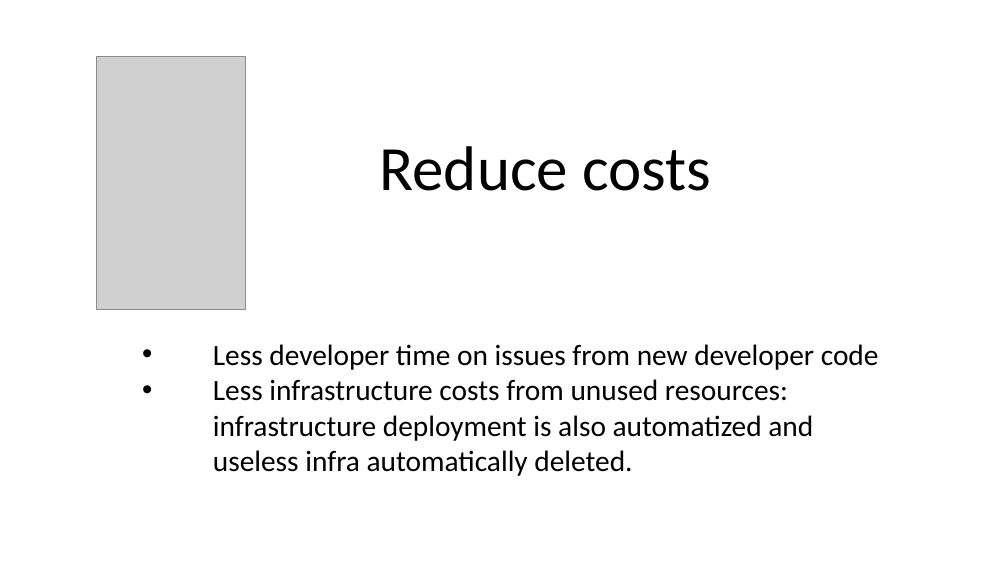
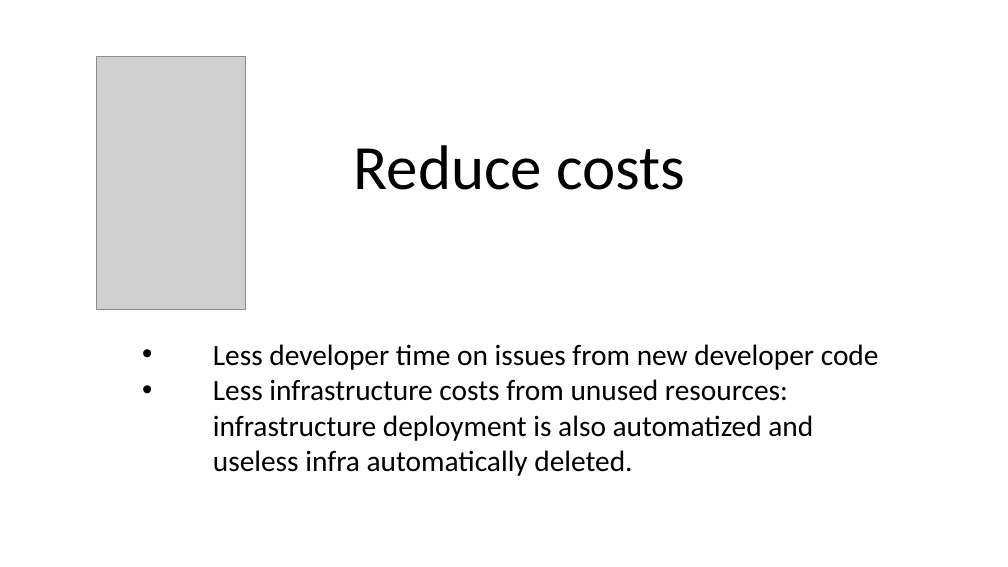
Before and after one commit to clequinio5/ci-cd-aws-webapp, a slide deck: slide 4 of Presentation - CICD Proposal.pptx. Drawn at 1008x567 pixels with LibreOffice and Linux fonts; fonts in the diff are those of the drawing; grey boxes stand for pictures. Boxes give left, top, right and bottom in pixels: in the first picture for what was removed or moved away, otherwise in the second. Text is boxed around its words. In the diff, an @@ line names an element or a change of style, - is before the commit and + after.

```diff
--- a/Presentation - CICD Proposal.pptx
+++ b/Presentation - CICD Proposal.pptx
@@ text "Reduce costs": place and size @@
-text "Reduce costs" at (380, 146, 711, 191)
+text "Reduce costs" at (354, 145, 685, 190)
```
Also in this commit, not shown: 2 other files.
